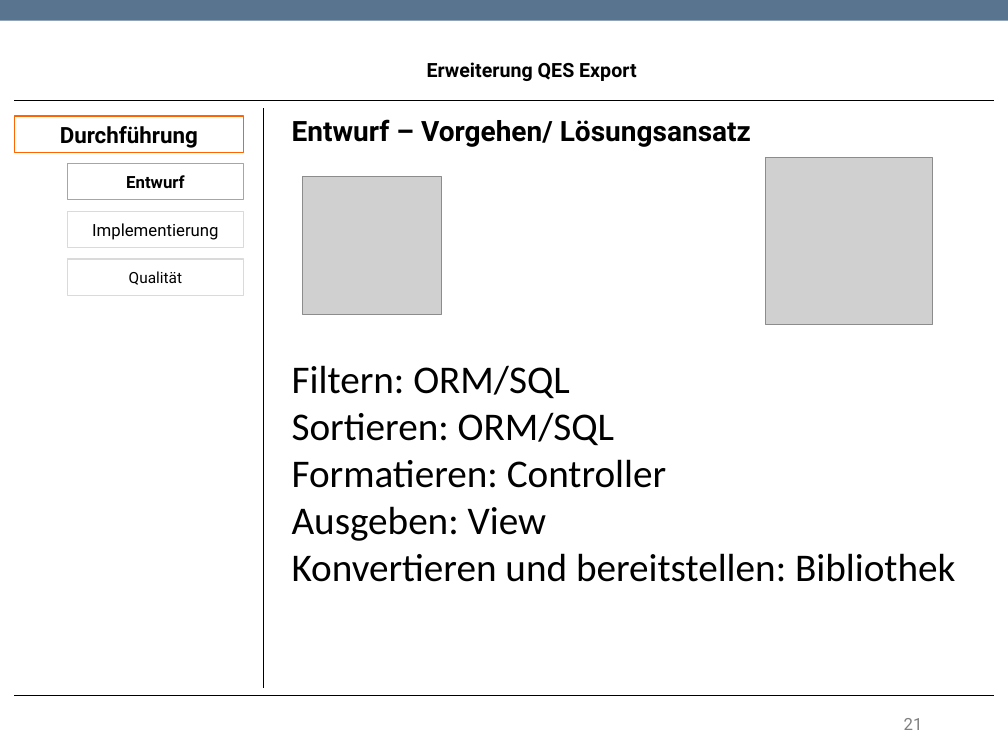
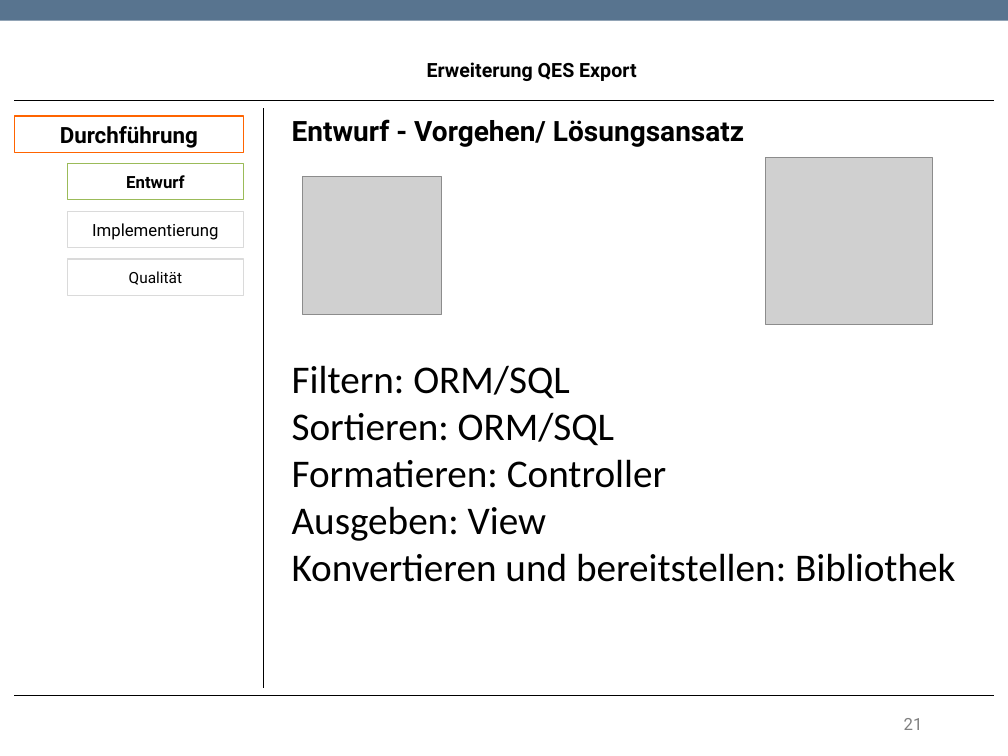
Before and after one commit to TwoHorus/dbExelExportLaravel, a slide deck: slide 21 of DOC/Fachgespraech.pptx. Drawn at 1008x756 pixels with LibreOffice and Linux fonts; fonts in the diff are those of the drawing; grey boxes stand for pictures; background and template pictures are left out. Boxes give left, top, right and bottom in pixels: in the first picture for what was removed or moved away, otherwise in the second. Text is boxed around its words. In the diff, an @@ line names an element or a change of style, - is before the commit and + after.

```diff
--- a/DOC/Fachgespraech.pptx
+++ b/DOC/Fachgespraech.pptx
@@ text at (x1=292, y1=119, x2=744, y2=147): text changed @@
-Entwurf – Vorgehen/ Lösungsansatz
+Entwurf - Vorgehen/ Lösungsansatz
```
Also in this commit, not shown: 13 other slides changed.
